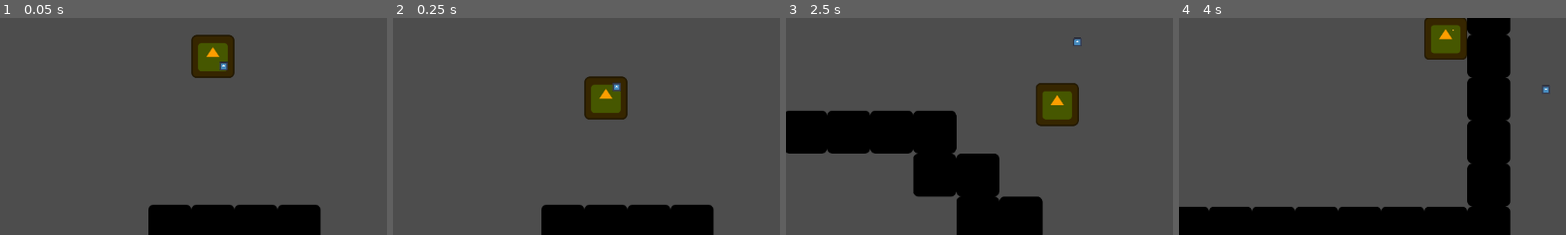
Above: before the commit, frames 1-4 (left to right).
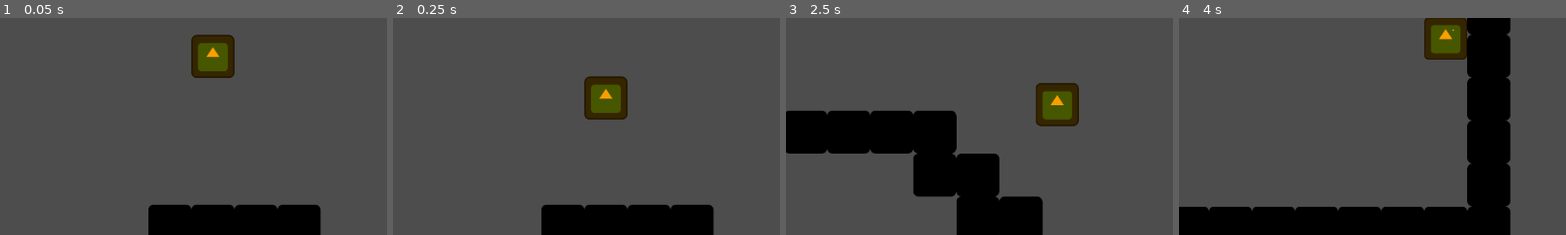
Above: after the commit, the same moments.

Repository: m3lon4rt/godot-proj
Game: Godot game, scene res://Scenes/Main.tscn
Same seed, same stepped clock (60 frames per second), same inputs: the game is played once before the commit and once after it. The engine's default icon, where the game draws it, is replaced by a stand-in: a white triangle on a blue panel in a dark square.
Inputs (mouse positions are % of the whole screen's width and height, from its top left):
- Up to frame 1 (0.05 s): no input
- Up to frame 2 (0.25 s): no input
- Up to frame 3 (2.5 s): tap Enter (ui_accept) at 0.5, 0.6, 0.77, 1.07, 1.35, 1.52, 1.82, 2.1 s; move the mouse to (72, 45) at 0.52 s; hold Right (ui_right) 0.53-2.03 s; move the mouse to (30, 55) at 1.27 s; move the mouse to (60, 28) at 2.02 s; hold Left (ui_left) from 2.03 s (still down)
- Up to frame 4 (4 s): move the mouse to (45, 70) at 2.77 s; release Left (ui_left) at 2.78 s; hold Right (ui_right) from 2.78 s (still down); tap Enter (ui_accept) at 2.85, 3.02, 3.32, 3.6, 3.77 s; move the mouse to (80, 65) at 3.52 s
The pictures show only the part of the screen within x 23-72%, y 42-92%; the shares and areas given below are measured in that part.

The runs differ from the first frame. In frame 1, less than 0.1% of the frame differs, in the area x 56-59%, y 20-25%; in frame 2, less than 0.1%; in frame 3, less than 0.1%; in frame 4, less than 0.1%.

Commit message:
Refactor code

Diff:
--- a/Scenes/Player.gd
+++ b/Scenes/Player.gd
@@ -23,7 +23,7 @@
 
 # executes every physics step
 func _physics_process(delta):
-
+	print(jump)
 	# Stuff to do when on the floor/landing
 	if is_on_floor():
 		if !on_ground:
@@ -61,7 +61,7 @@
 
 	# Jump
 	if Input.is_action_just_pressed("ui_accept") or Input.is_action_just_pressed("ui_up"):
-		if is_on_floor() or jump > 0 and !is_wall_sliding:
+		if is_on_floor() and jump > 0 or jump > 0 and !is_wall_sliding:
 			jump -= 1
 			velocity.y = JUMP_VELOCITY
 			# Particle Emitter
--- a/Scenes/Player.tscn
+++ b/Scenes/Player.tscn
@@ -17,11 +17,13 @@
 texture = ExtResource("1_ndptr")
 
 [node name="CollisionShape2D" type="CollisionShape2D" parent="."]
+visible = false
 position = Vector2(16, 16)
 scale = Vector2(1.6, 1.6)
 shape = SubResource("CircleShape2D_psfy8")
 
 [node name="Camera2D" type="Camera2D" parent="."]
+visible = false
 offset = Vector2(16, 16)
 zoom = Vector2(2, 2)
 position_smoothing_enabled = true
